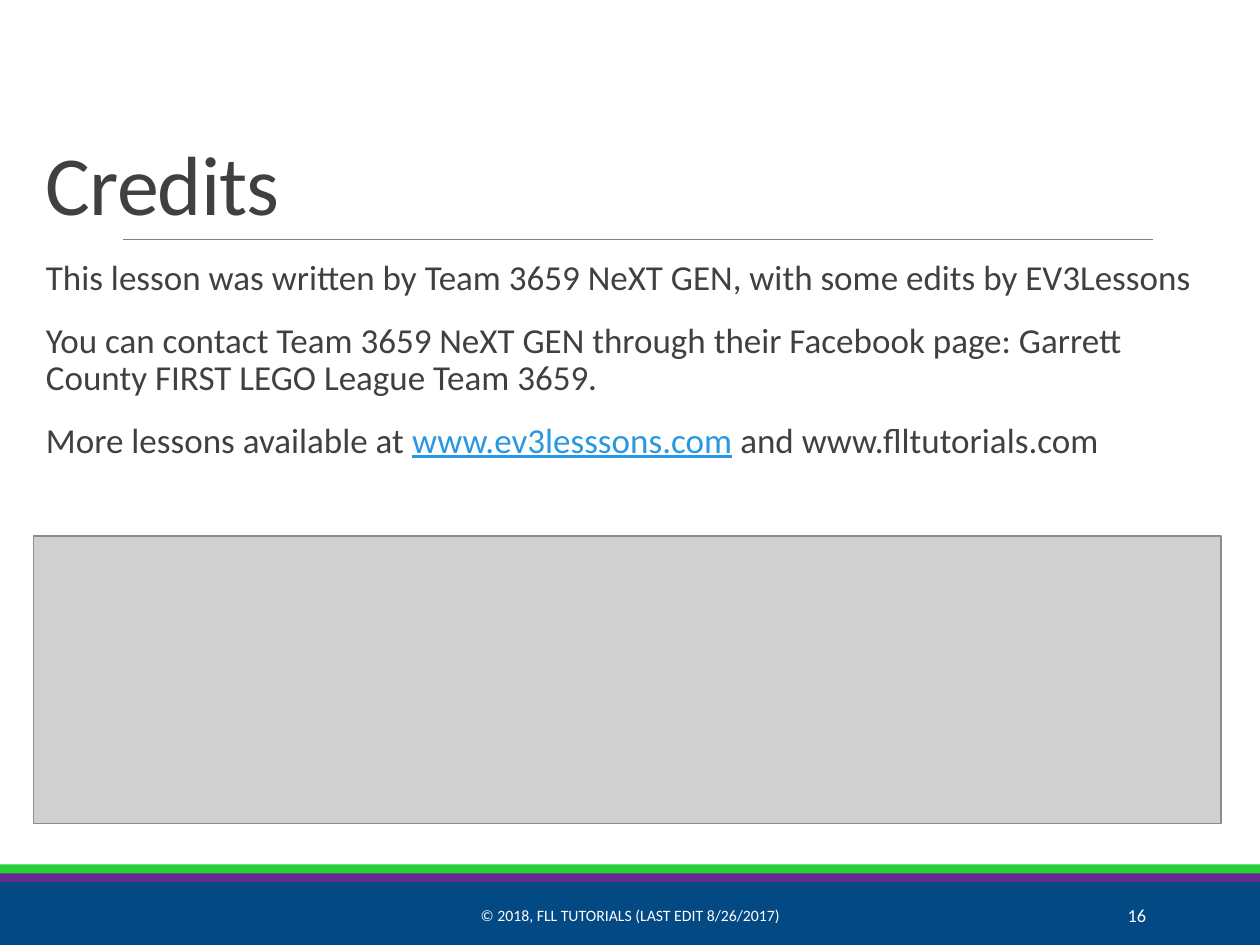
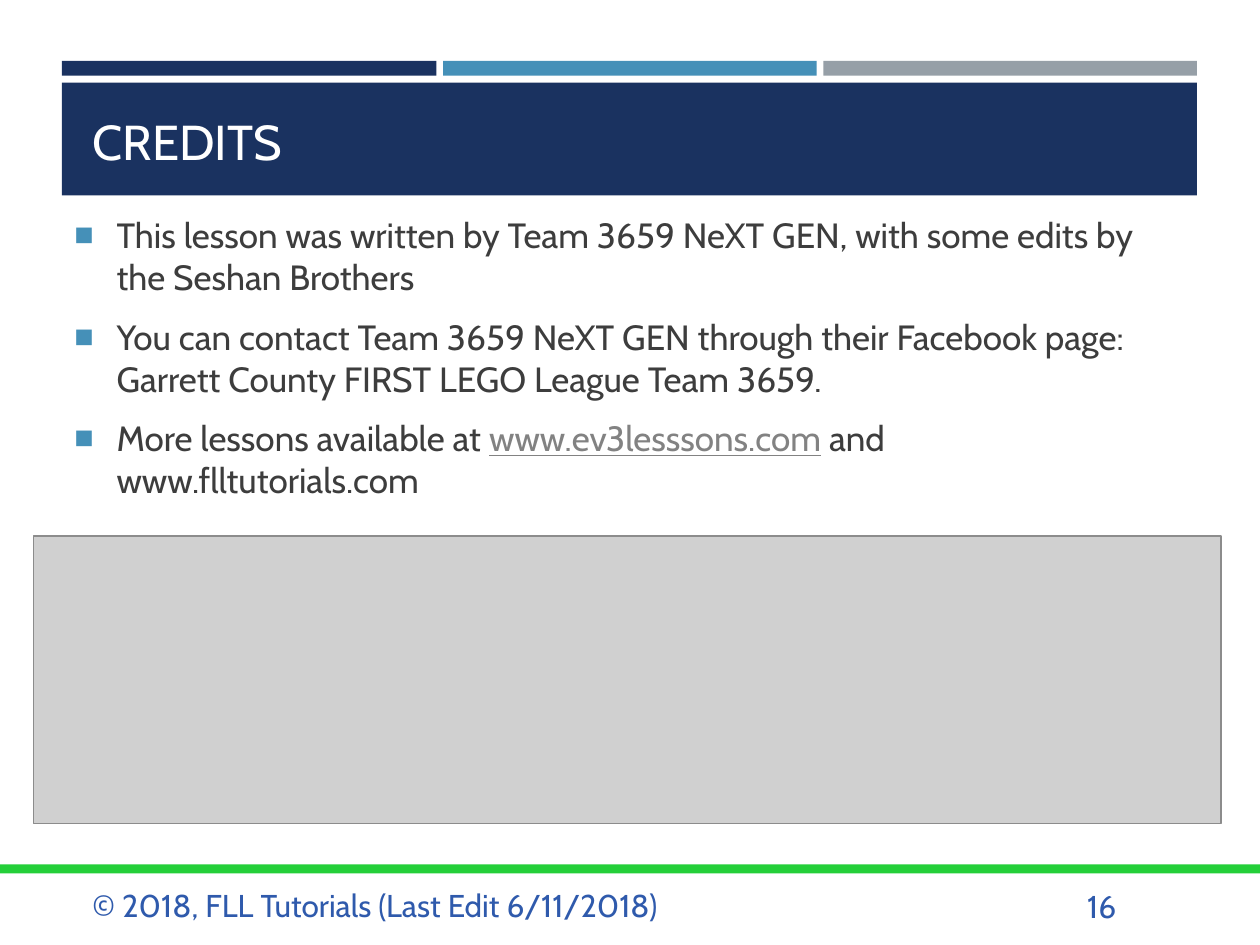
Before and after one commit to ev3lessons/FLL-Tutorials, a slide deck: slide 16 of translations/en-us/Project/GlobalInnovationAward.pptx. Drawn at 1260x945 pixels with LibreOffice and Linux fonts; fonts in the diff are those of the drawing; grey boxes stand for pictures. Boxes give left, top, right and bottom in pixels: in the first picture for what was removed or moved away, otherwise in the second. Text is boxed around its words. In the diff, an @@ line names an element or a change of style, - is before the commit and + after.

Commit message:
Research Lessons format updated

```diff
--- a/translations/en-us/Project/GlobalInnovationAward.pptx
+++ b/translations/en-us/Project/GlobalInnovationAward.pptx
@@ rectangle added at [62,60,436,76], fill #1A3260 @@
@@ rectangle added at [62,83,1197,195], fill #1A3260 @@
@@ rectangle added at [444,60,816,76], fill #4590B8 @@
@@ rectangle added at [824,60,1197,76], fill #969FA7 @@
@@ title at [93,125,283,161]: text changed; size 48 to 28 pt; font Calibri to Cabin; text colour #404040 to #FFFFFF @@
-Credits
+CREDITS
@@ text "This lesson was written by ...": place and size @@
-text "This lesson was written by ..." at [46,265,1190,458]
+text "This lesson was written by ..." at [117,221,1133,494]
@@ text at [117,221,1133,291]: text changed; font Calibri to Cabin; text colour #404040 to #3D3D3D @@
-  This lesson was written by Team 3659 NeXT GEN, with some edits by EV3Lessons
+■ This lesson was written by Team 3659 NeXT GEN, with some edits by the Seshan Brothers
@@ line removed from (123, 239) to (1153, 239) @@
@@ text at [117,323,1124,494]: font Calibri to Cabin in "You can contact Team 3659 NeXT GEN ...", "More lessons available at www.ev3lesssons.com and www.flltut ..."; text colour #404040 to #3D3D3D in "You can contact Team 3659 NeXT GEN ...", "More lessons available at and www.flltutorials.com"; text colour #2998E3 to #828282 in "www.ev3lesssons.com"; bullet   to ■; line spacing 0.9 to 1; less space between paragraphs; bullet colour #E48312 to #4590B8 @@
@@ rectangle removed at [0,882,1260,945] @@
@@ rectangle removed at [0,873,1260,882] @@
@@ text "© 2018, FLL Tutorials (Last ..." at [122,893,658,922]: vertical alignment middle to top @@
@@ text at [122,893,658,922]: text changed; size 9 to 18 pt; font Calibri to Cabin; text colour #FFFFFF to #2F5AAC @@
-© 2018, FLL TUTORIALS (LAST EDIT 8/26/2017)
+© 2018, FLL Tutorials (Last Edit 6/11/2018)
@@ page number: place and size @@
-page number at [1128,909,1147,922]
+page number at [1087,896,1116,919]
@@ page number at [1087,896,1116,919]: size 10.5 to 18 pt, font Calibri to Cabin, text colour #FFFFFF to #2F5AAC; alignment right to left; vertical alignment middle to top @@
```
Also in this commit, not shown: 15 other slides changed, 10 other files.
